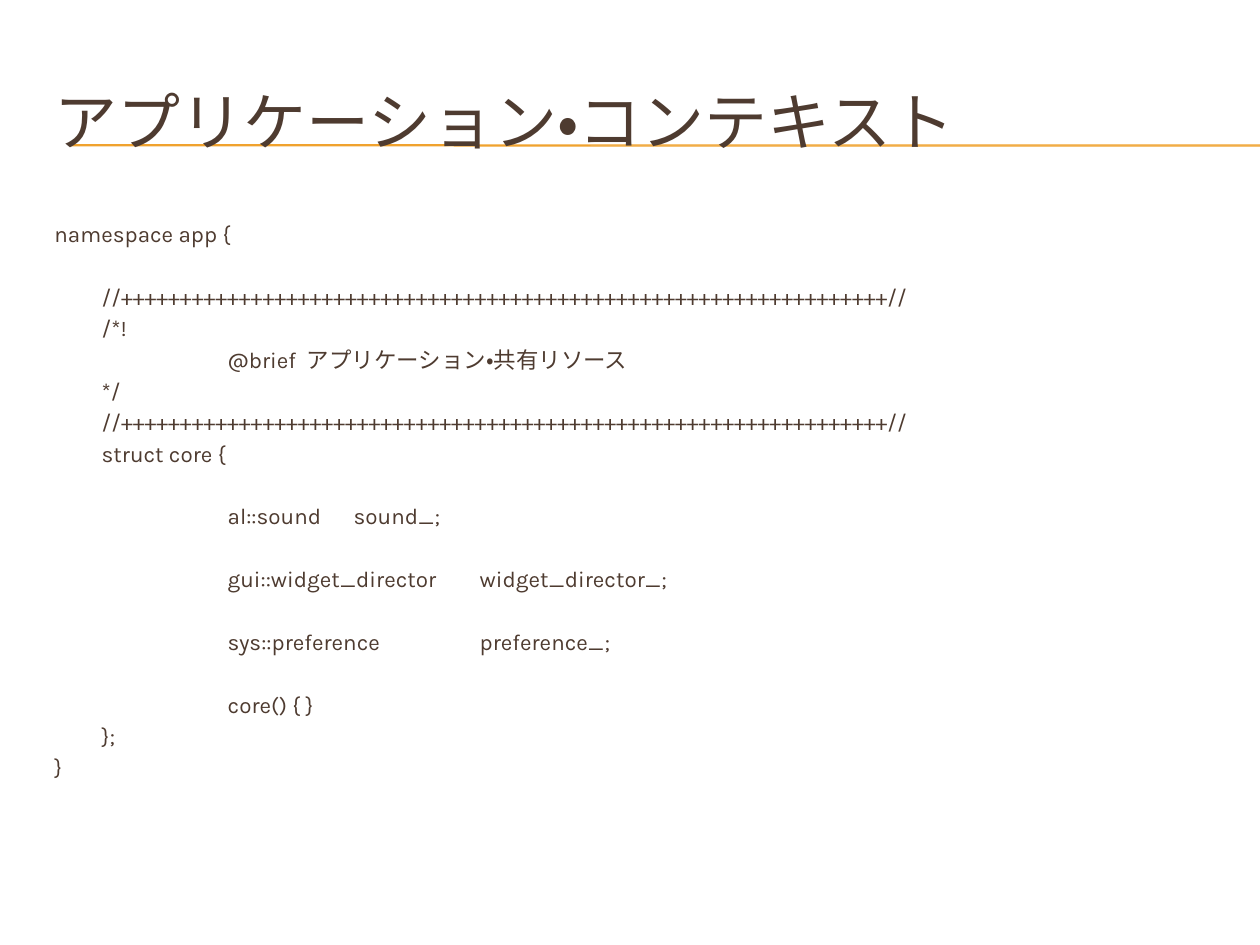
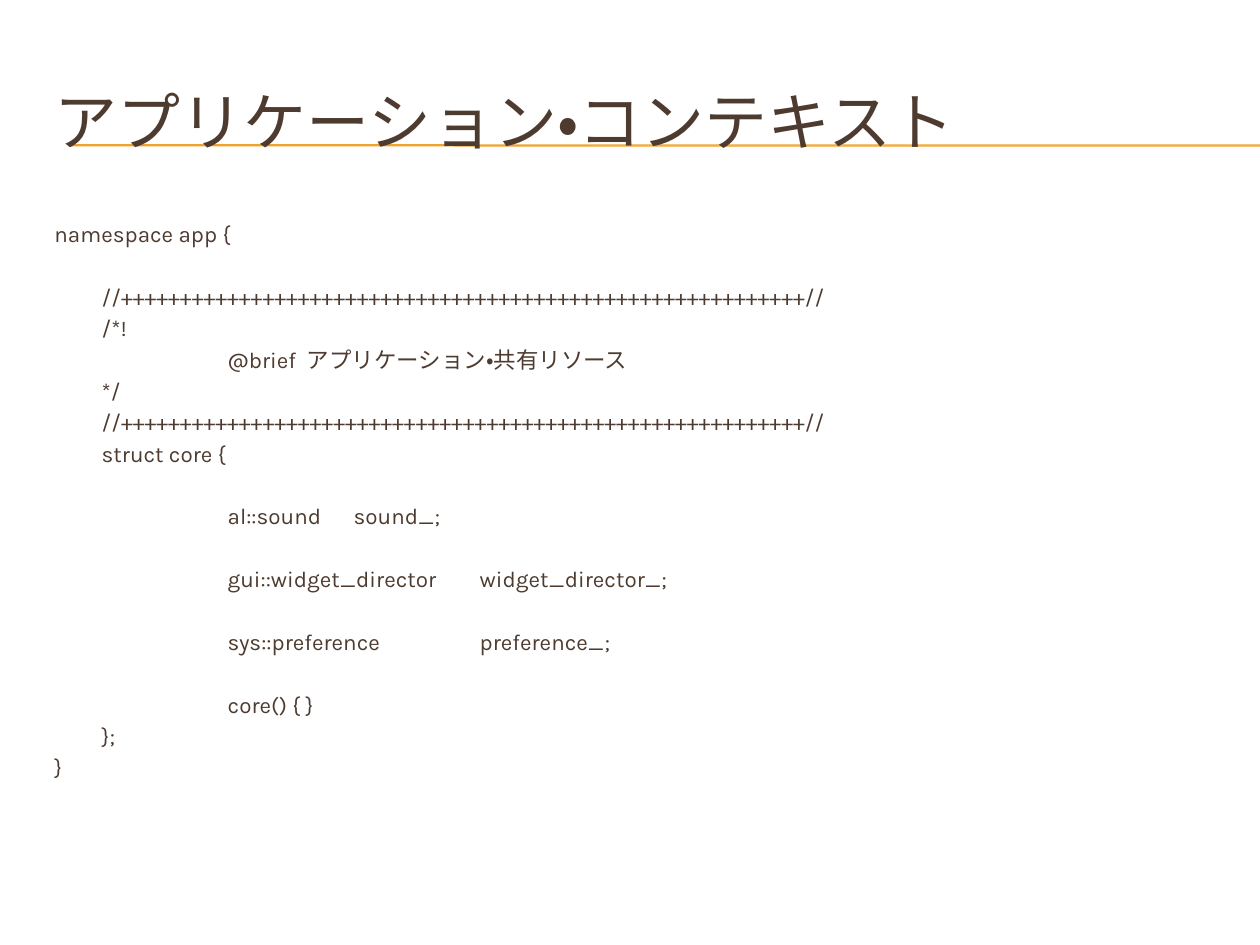
Before and after one commit to hirakuni45/glfw3_app, a slide deck: slide 26 of glfw3_app/docs/GLFW3_OpenGL_GUI.pptx (slide 24 before the commit). Drawn at 1260x945 pixels with LibreOffice and Linux fonts; fonts in the diff are those of the drawing; background and template pictures are left out. Boxes give left, top, right and bottom in pixels: in the first picture for what was removed or moved away, otherwise in the second. Text is boxed around its words. In the diff, an @@ line names an element or a change of style, - is before the commit and + after.

```diff
--- a/glfw3_app/docs/GLFW3_OpenGL_GUI.pptx
+++ b/glfw3_app/docs/GLFW3_OpenGL_GUI.pptx
@@ text at [54,231,667,716]: text changed @@
-//+++++++++++++++++++++++++++++++++++++++++++++++++++++++++++++++++//
+//++++++++++++++++++++++++++++++++++++++++++++++++++++++++++//
@@ text at [54,231,667,716]: text changed @@
-//+++++++++++++++++++++++++++++++++++++++++++++++++++++++++++++++++//
+//++++++++++++++++++++++++++++++++++++++++++++++++++++++++++//
```
Also in this commit, not shown: 8 other slides changed, 5 slides added, 1 slide removed, 1 other file.
